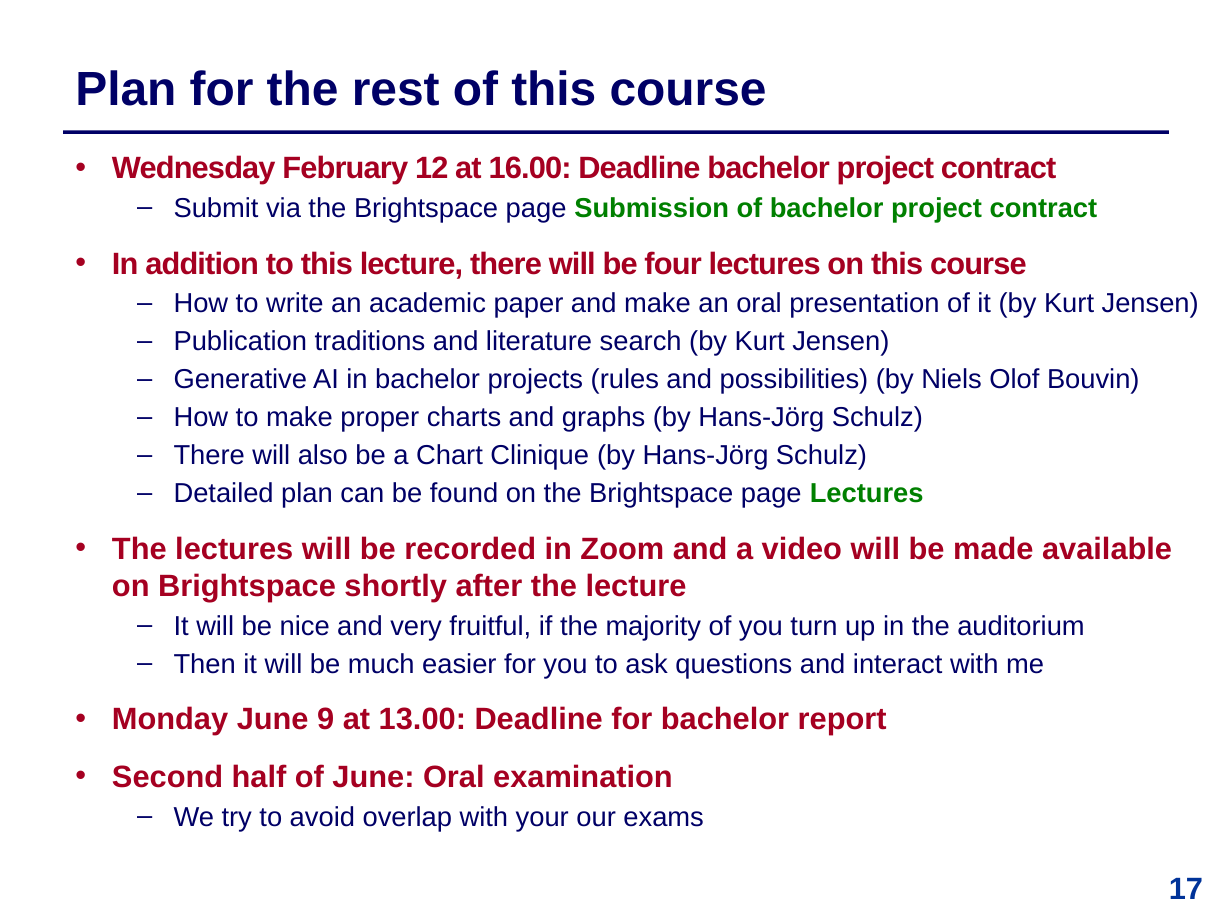
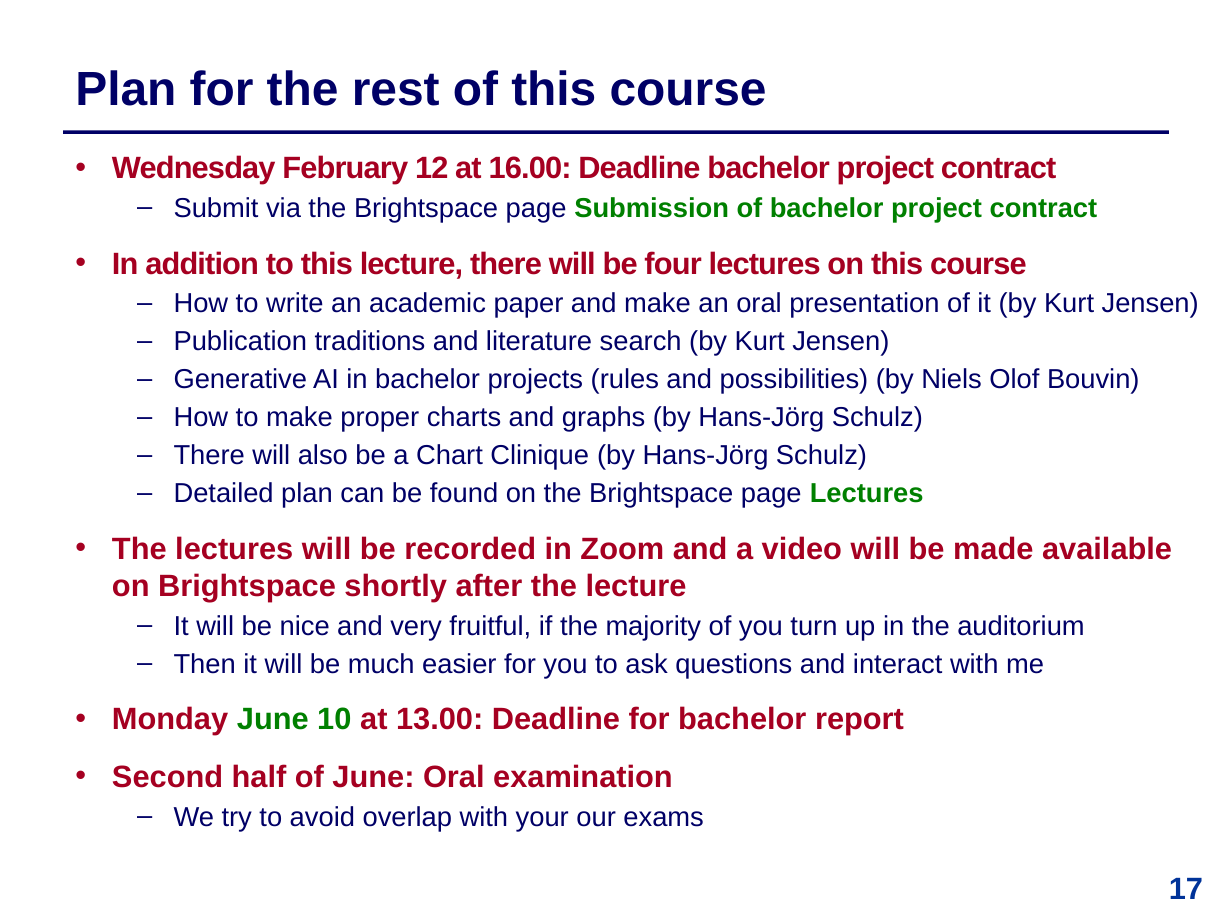
Before and after one commit to IntProgAU/Materiale, a slide deck: slide 17 of web/b25/1 Bachelor Contract .pptx. Drawn at 1232x924 pixels with LibreOffice and Linux fonts; fonts in the diff are those of the drawing. Boxes give left, top, right and bottom in pixels: in the first picture for what was removed or moved away, otherwise in the second. Text is boxed around its words. In the diff, an @@ line names an element or a change of style, - is before the commit and + after.

```diff
--- a/web/b25/1 Bachelor Contract .pptx
+++ b/web/b25/1 Bachelor Contract .pptx
@@ text at (112, 706, 904, 735): text changed @@
-  • Monday June 9 at 13.00: Deadline for bachelor report
+  • Monday June 10 at 13.00: Deadline for bachelor report
```
Also in this commit, not shown: 1 other file.
